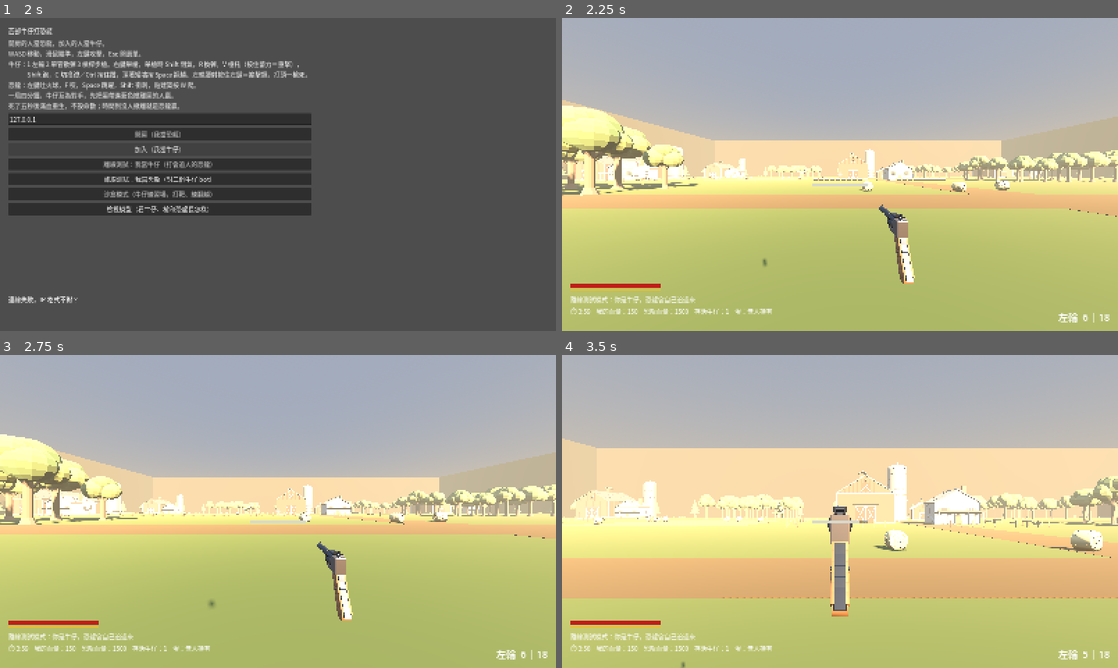
Above: before the commit, frames 1-4 (two rows, left to right).
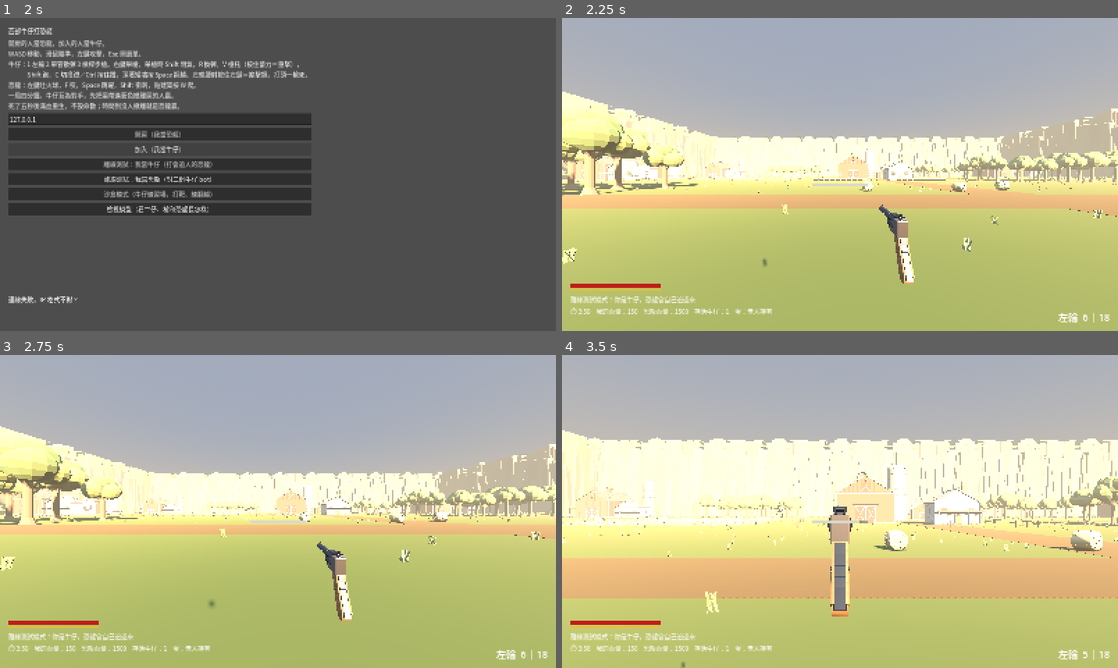
Above: after the commit, the same moments.

Repository: billxu0521/tank_war
Game: Godot game, scene res://main.tscn
The game is run twice, just before and just after one commit, with the same random seed, the same clock (stepped at 60 frames per second) and the same inputs. Sound files missing from this copy of the repository are replaced by a short silence.
Inputs (mouse positions are in pixels of both pictures, inside the frame that each line leads up to):
- Up to frame 1 (2 s): click "開房（我當恐龍）" at 0.5 s; click "加入（我當牛仔）" at 1.25 s
- Up to frame 2 (2.25 s): click "離線測試：我當牛仔（打會追人的恐龍）" at 2 s
- Up to frame 3 (2.75 s): no input
- Up to frame 4 (3.5 s): tap Enter at 2.75 s; move the mouse to (867, 511) at 2.77 s; hold W (move_forward) from 2.78 s (still down); hold Right mouse button (aim) from 2.78 s (still down); click (867, 511) at 2.92 s; tap Space (jump) at 3.02 s

Frame 1 is identical in both runs. In frame 2, 7.1% of the frame differs, in the area x 0-100%, y 23-79%; in frame 3, 6.8%; in frame 4, 19%, in the area x 0-100%, y 24-83%.

Commit message:
feat: 精修場景——圍牆變山崖、麥田一叢叢麥子、滿地草叢、蛋和撤離點篷車換模型
- 圍牆碰撞不變（看不見），外觀是每邊 9 段山崖，岩塊只往牆外長
- 麥田 36×36 叢麥子、全場 3000 叢草，用 MultiMesh、不投影子；用自己的亂數，
  不影響主亂數（農莊位置不變）
- 蛋：下胖上尖、有斑點，疊一層加亮讓它遠遠看得到
- 實測：中位 119 fps（螢幕上限）、一幀約 40 萬三角形

Co-Authored-By: Claude Opus 5.5 (1M context) <noreply@anthropic.com>

Diff:
--- a/main.gd
+++ b/main.gd
@@ -22,6 +22,7 @@
 const SILO_BASE_H := 15.0
 const FENCE_SEG := 2.5
 const TREE_BASE_TRUNK := 5.0
+const CLIFF_W := 40.0
 # 圍牆不給爬（見 dino.gd 的 _on_climbable_wall），所以恐龍能到的最高點就是
 # 「站上最高的屋頂再跳一下」。圍牆要比那個高，才翻不出去。
 const WALL_H := 40.0
@@ -62,6 +63,7 @@
 func _ready() -> void:
 	_use_cjk_font()
 	_load_props()
+	_skin_egg()
 	_build_arena()
 	_build_exits()
 	multiplayer.peer_connected.connect(_spawn)
@@ -446,15 +448,26 @@
 	_add_box(Vector3(0, -0.5, 0), Vector3(ARENA, 1, ARENA), GRASS)
 
 	# 四周圍牆，東西才不會掉出場外。內側牆面剛好貼齊地板邊緣，不留縫。
-	# 顏色做成遠山的土色，配上沿牆種的一圈樹，看起來像被林子圍住的山谷
+	# 碰撞是平的牆（看不見），外觀是一段段山崖（blender/props.py 的 Cliff），
+	# 岩塊都長在牆面外側，不會凸進場地變成看得到摸不到的東西
 	var e := (ARENA + WALL_T) * 0.5
 	var long := ARENA + WALL_T * 2.0
-	var col := Color(0.30, 0.27, 0.22)
 	for w: Array in [[Vector3(0, WALL_H * 0.5, e), Vector3(long, WALL_H, WALL_T)],
 			[Vector3(0, WALL_H * 0.5, -e), Vector3(long, WALL_H, WALL_T)],
 			[Vector3(e, WALL_H * 0.5, 0), Vector3(WALL_T, WALL_H, long)],
 			[Vector3(-e, WALL_H * 0.5, 0), Vector3(WALL_T, WALL_H, long)]]:
-		_add_box(w[0], w[1], col).add_to_group(&"arena_wall")
+		_solid_box(w[0], w[1]).add_to_group(&"arena_wall")
+	var inner := ARENA * 0.5
+	var segs := 9
+	var seg := long / segs
+	# [這一面的起點, 沿著牆往哪走, 模型要轉多少才讓岩塊長在牆外]
+	for side: Array in [[Vector3(-long * 0.5, 0, -inner), Vector3.RIGHT, 0.0],
+			[Vector3(-long * 0.5, 0, inner), Vector3.RIGHT, PI],
+			[Vector3(inner, 0, -long * 0.5), Vector3.BACK, -PI * 0.5],
+			[Vector3(-inner, 0, -long * 0.5), Vector3.BACK, PI * 0.5]]:
+		for i in segs:
+			var mi := _prop(&"Cliff", side[0] + side[1] * seg * (i + 0.5), Vector3(seg / CLIFF_W, 1, 1))
+			mi.rotation.y = side[2]
 
 	# 十字泥土路。薄到踩上去不會卡腳（2 公分），只是讓人認得方向
 	_add_box(Vector3(0, 0.01, 0), Vector3(8, 0.02, ARENA), DIRT)
@@ -489,6 +502,17 @@
 			Vector3(-u, 0, edge), Vector3(-edge, 0, -u)][side]
 		p += Vector3(rng.randf_range(-3, 3), 0, rng.randf_range(-3, 3))
 		_tree(p, rng, 0.4)
+
+	# 草叢撒滿整片地，路上不長。一樣用自己的亂數
+	var gr := RandomNumberGenerator.new()
+	gr.seed = 7
+	var grass: Array[Transform3D] = []
+	while grass.size() < 3000:
+		var at := Vector3(gr.randf_range(-inner, inner), 0, gr.randf_range(-inner, inner))
+		if absf(at.x) < 5.0 or absf(at.z) < 5.0:
+			continue
+		grass.append(Transform3D(Basis(Vector3.UP, gr.randf() * TAU).scaled(Vector3.ONE * gr.randf_range(0.7, 1.5)), at))
+	_scatter(&"GrassClump", grass)
 
 ## 這塊地能不能蓋東西：沙盒的靶場、撤離區要空著。
 func _free(pos: Vector3, radius: float) -> bool:
@@ -538,6 +562,17 @@
 func _hayfield(c: Vector3, rng: RandomNumberGenerator) -> void:
 	if _free(c, 20):
 		_add_box(c + Vector3(0, 0.02, 0), Vector3(40, 0.04, 40), WHEAT)
+		# 一叢一叢的麥子，大約 80 公分高：蹲在裡面會被擋掉一部分。沒有碰撞，子彈照樣穿過去。
+		# 用自己的亂數：麥子只是外觀，不該影響主亂數，不然後面的農莊位置會全部跟著變
+		var wr := RandomNumberGenerator.new()
+		wr.seed = int(c.x * 7919.0 + c.z)
+		var pts: Array[Transform3D] = []
+		for gx in 36:
+			for gz in 36:
+				var at := c + Vector3(-19.5 + gx * 1.1 + wr.randf_range(-0.4, 0.4), 0.04,
+					-19.5 + gz * 1.1 + wr.randf_range(-0.4, 0.4))
+				pts.append(Transform3D(Basis(Vector3.UP, wr.randf() * TAU).scaled(Vector3.ONE * wr.randf_range(0.8, 1.2)), at))
+		_scatter(&"WheatTuft", pts)
 	for i in 7:
 		var p := c + Vector3(rng.randf_range(-18, 18), 0, rng.randf_range(-18, 18))
 		if _free(p, 2):
@@ -627,6 +662,20 @@
 		var b := _solid_box(p + Vector3(sx * run * 0.5, size.y + rise * 0.5, 0), Vector3(w, 0.3, size.z + 1.0))
 		b.rotation.z = -sx * pitch
 
+## 一次撒幾千個一樣的東西（麥子、草叢）：MultiMesh 一次畫完，一叢一個節點會卡。
+## 不投影子：幾千叢的影子很貴，而且貼著地面本來就看不太出來
+func _scatter(name: StringName, pts: Array[Transform3D]) -> void:
+	var mm := MultiMesh.new()
+	mm.transform_format = MultiMesh.TRANSFORM_3D
+	mm.mesh = _props.get(name)
+	mm.instance_count = pts.size()
+	for i in pts.size():
+		mm.set_instance_transform(i, pts[i])
+	var mmi := MultiMeshInstance3D.new()
+	mmi.multimesh = mm
+	mmi.cast_shadow = GeometryInstance3D.SHADOW_CASTING_SETTING_OFF
+	$Arena.add_child(mmi)
+
 ## 擺一個 Blender 建的場景物件（models/props.glb）。parent 預設是場地
 func _prop(name: StringName, pos: Vector3, scale := Vector3.ONE, parent: Node = null) -> MeshInstance3D:
 	var mi := MeshInstance3D.new()
@@ -635,6 +684,16 @@
 	mi.scale = scale
 	(parent if parent else $Arena).add_child(mi)
 	return mi
+
+## 蛋換成 Blender 的模型（下胖上尖、有斑點），再疊一層加亮：場上最重要的東西要遠遠就看得到
+func _skin_egg() -> void:
+	var mi: MeshInstance3D = $Egg/MeshInstance3D
+	mi.mesh = _props.get(&"Egg")
+	var glow := StandardMaterial3D.new()
+	glow.shading_mode = BaseMaterial3D.SHADING_MODE_UNSHADED
+	glow.blend_mode = BaseMaterial3D.BLEND_MODE_ADD
+	glow.albedo_color = Color(0.28, 0.24, 0.14)
+	mi.material_overlay = glow
 
 ## 從 props.glb 把每個物件的網格拿出來，場上幾百個物件共用同一份
 func _load_props() -> void:
@@ -690,6 +749,8 @@
 		mi.mesh = mesh
 		mi.position = c + Vector3(0, 0.15, 0)
 		$Arena.add_child(mi)
+		# 撤離點旁邊停一台篷車：遠遠就認得出「從這裡走」
+		_prop(&"Wagon", c + Vector3(EXIT_RADIUS + 3.0, 0, 0)).rotation.y = 0.4
 
 ## 找一個不在建築物裡面的出生點
 func _spawn_point(span := ARENA * 0.45) -> Vector3:
--- a/main.tscn
+++ b/main.tscn
@@ -35,16 +35,6 @@
 corner_radius_top_right = 4
 corner_radius_bottom_right = 4
 corner_radius_bottom_left = 4
-
-[sub_resource type="StandardMaterial3D" id="egg_mat"]
-albedo_color = Color(0.97, 0.94, 0.84, 1)
-emission_enabled = true
-emission = Color(0.5, 0.45, 0.3, 1)
-
-[sub_resource type="SphereMesh" id="egg_mesh"]
-material = SubResource("egg_mat")
-radius = 0.35
-height = 0.7
 
 [sub_resource type="SceneReplicationConfig" id="egg_repl"]
 properties/0/path = NodePath(".:position")
@@ -76,11 +66,11 @@
 shadow_enabled = true
 
 [node name="Egg" type="Node3D" parent="."]
-transform = Transform3D(1, 0, 0, 0, 1.35, 0, 0, 0, 1, 0, 3, 0)
+transform = Transform3D(1, 0, 0, 0, 1, 0, 0, 0, 1, 0, 3, 0)
 script = ExtResource("2")
 
+; 網格在 main.gd 的 _skin_egg() 從 props.glb 換上來
 [node name="MeshInstance3D" type="MeshInstance3D" parent="Egg"]
-mesh = SubResource("egg_mesh")
 
 [node name="MultiplayerSynchronizer" type="MultiplayerSynchronizer" parent="Egg"]
 replication_config = SubResource("egg_repl")
--- a/test_battle.gd
+++ b/test_battle.gd
@@ -444,7 +444,8 @@
 	_ck(fences > 20, "鄉村要有柵欄（現在 %d 段）" % fences)
 	# 場景物件的模型都要載得到，名字對不上的話會變成看不見的空氣牆
 	for n in [&"Barn", &"BarnRoof", &"House", &"SiloBody", &"SiloDome", &"FenceRail",
-			&"FencePost", &"HayBale", &"TreeOak", &"TreePine"]:
+			&"FencePost", &"HayBale", &"TreeOak", &"TreePine", &"Cliff", &"WheatTuft", &"GrassClump",
+			&"Egg", &"Wagon"]:
 		_ck(m._props.get(n) is Mesh, "props.glb 裡要有 %s" % n)
 	_end(m)
 
Not shown: 1 places in main.tscn that only renumber resources
Binary file changed: models/props.glb
Not shown, changed: README.md
Not shown, changed: blender/README.md
Not shown, changed: blender/props.py
